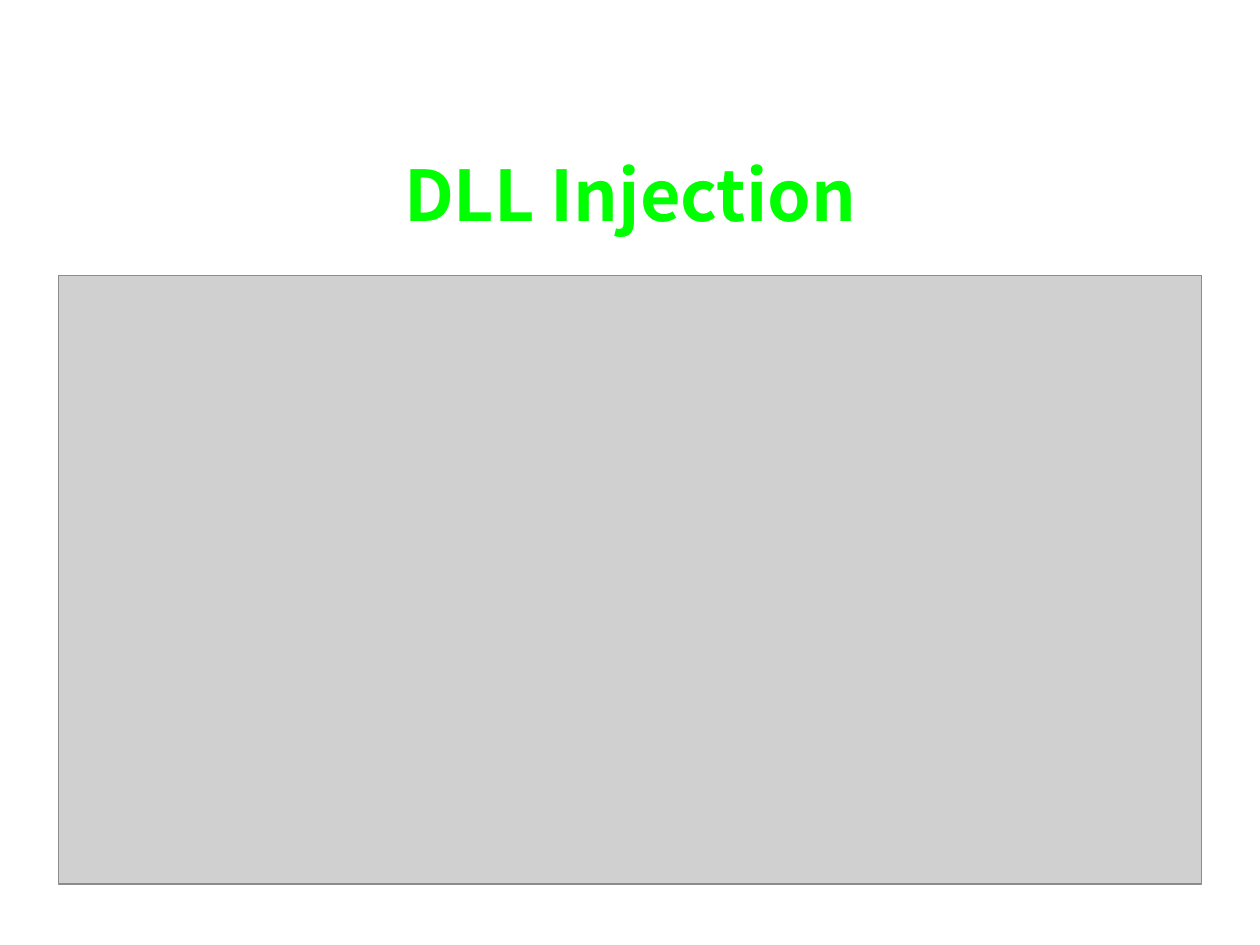
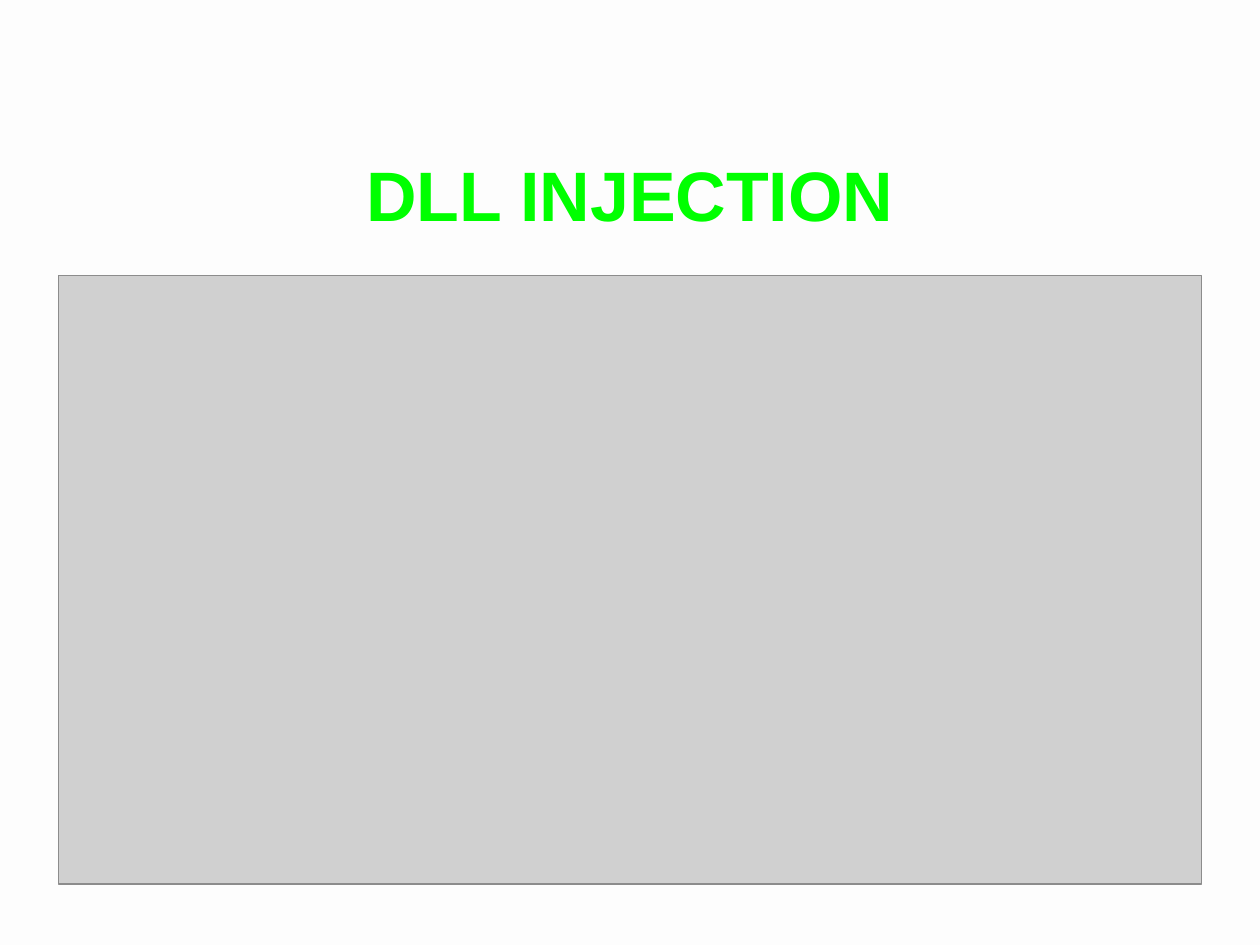
Before and after one commit to Empier/CodeEngn_2018, a slide deck: slide 6 of ##########################################################Code_Engn[강민수].pptx. Drawn at 1260x945 pixels with LibreOffice and Linux fonts; fonts in the diff are those of the drawing; grey boxes stand for pictures. Boxes give left, top, right and bottom in pixels: in the first picture for what was removed or moved away, otherwise in the second. Text is boxed around its words. In the diff, an @@ line names an element or a change of style, - is before the commit and + after.

```diff
--- a/##########################################################Code_Engn[강민수].pptx
+++ b/##########################################################Code_Engn[강민수].pptx
@@ background #FFFFFF to #F5F5F5 at 20% opacity @@
@@ text at <box>366,172,893,222</box>: text changed; font Noto Sans CJK KR to Arial @@
-DLL Injection
+DLL INJECTION
```
Also in this commit, not shown: 13 other slides changed, 4 slides added, 3 slides removed, 1 other file.
